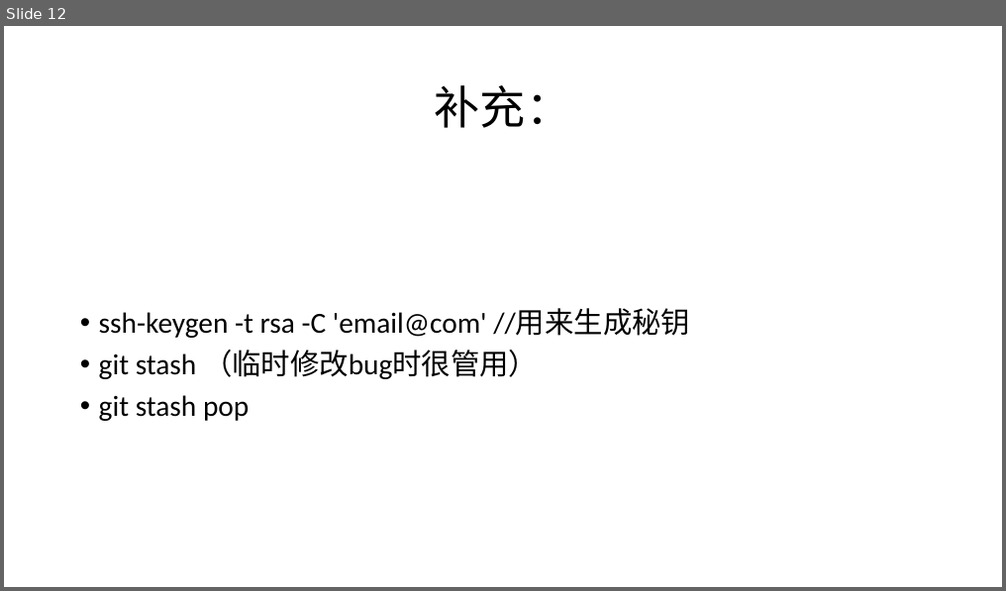
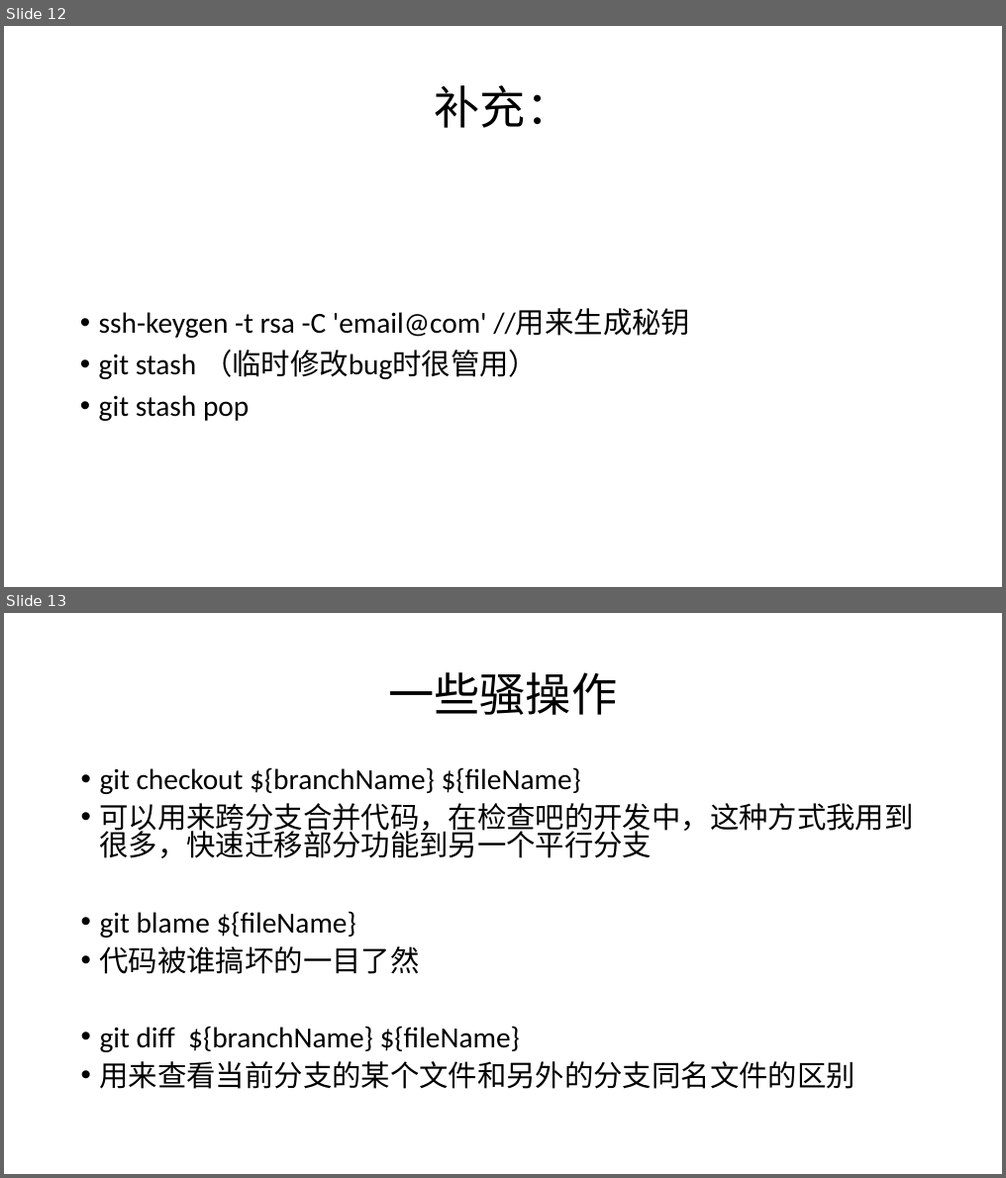
Before and after one commit to ruhuansanmei/gituse, a slide deck: gitUsage.pptx. Shown one above the other, each under a label of ours: slide 12 before the commit, slides 12 and 13 after it. The pictures are 1006x591 and 1006x1178 pixels, drawn with LibreOffice and Linux fonts; fonts in the diff are those of the drawing. Boxes give left, top, right and bottom in pixels: in the first picture for what was removed or moved away, otherwise in the second. Text is boxed around its words. In the diff, an @@ line names an element or a change of style, - is before the commit and + after.

Commit message:
添加一些特殊操作

```diff
--- a/gitUsage.pptx
+++ b/gitUsage.pptx
@@ slide 13 added at [4,613,1002,1174], background #FFFFFF @@
@@ title added at [388,672,617,715], 44 pt, text #000000 @@
+一些骚操作
@@ text added at [100,767,914,1089], 28 pt, text #000000 @@
+• git checkout ${branchName} ${fileName}
+• 可以用来跨分支合并代码，在检查吧的开发中，这种方式我用到很多，快速迁移部分功能到另一个平行分支
+• git blame ${fileName}
+• 代码被谁搞坏的一目了然
+• git diff ${branchName} ${fileName}
+• 用来查看当前分支的某个文件和另外的分支同名文件的区别
```
Also in this commit, not shown: 1 slide changed.
